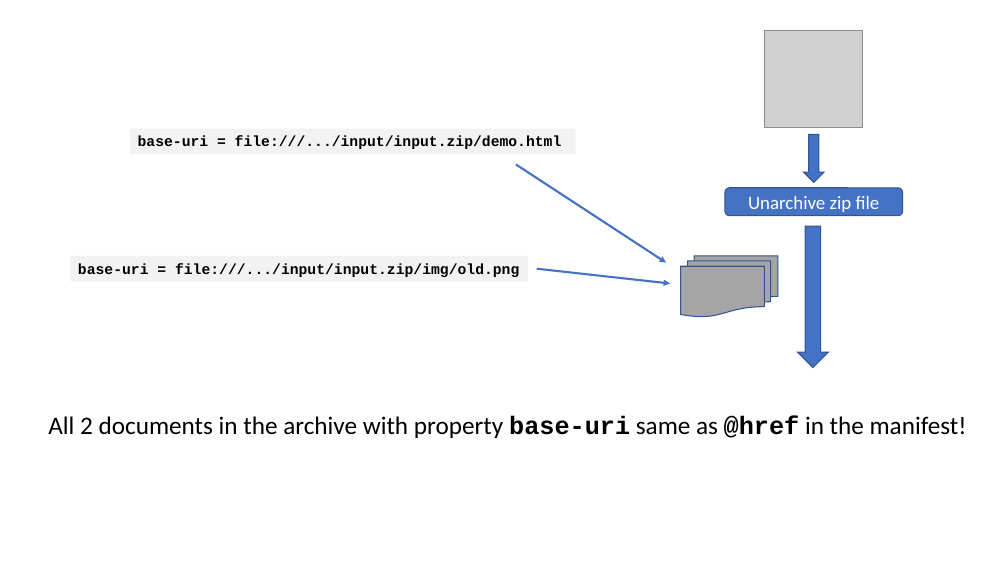
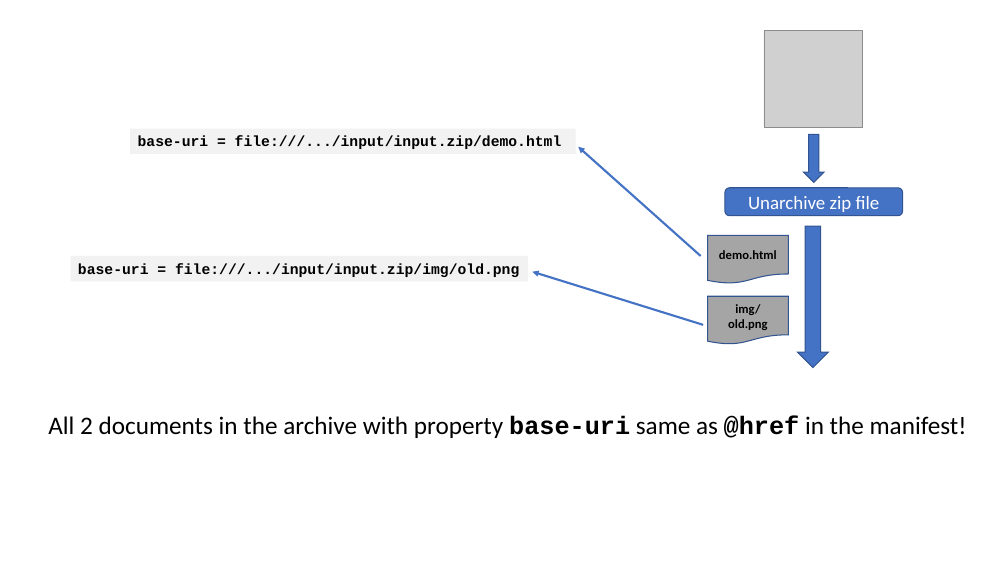
Before and after one commit to xatapult/working-with-zip-demo-prague-2020, a slide deck: slide 6 of presentation/Prague-2020-working-with-zip.pptx. Drawn at 1008x567 pixels with LibreOffice and Linux fonts; fonts in the diff are those of the drawing; grey boxes stand for pictures; background and template pictures are left out. Boxes give left, top, right and bottom in pixels: in the first picture for what was removed or moved away, otherwise in the second. Text is boxed around its words. In the diff, an @@ line names an element or a change of style, - is before the commit and + after.

```diff
--- a/presentation/Prague-2020-working-with-zip.pptx
+++ b/presentation/Prague-2020-working-with-zip.pptx
@@ arrow moved from (516, 165) - (666, 262) to (701, 256) - (578, 147) @@
@@ flow chart document added at [708,235,789,284], fill #A5A5A5, outline #325491 1 pt, 12 pt, text #000000, bold @@
+demo.html
@@ flow chart multidocument removed at [681,256,777,318] @@
@@ arrow moved from (537, 268) - (670, 284) to (703, 325) - (532, 271) @@
@@ flow chart document added at [708,296,789,345], fill #A5A5A5, outline #325491 1 pt, 12 pt, text #000000, bold @@
+img/
+old.png
```
Also in this commit, not shown: 2 other slides changed, 1 other file.
